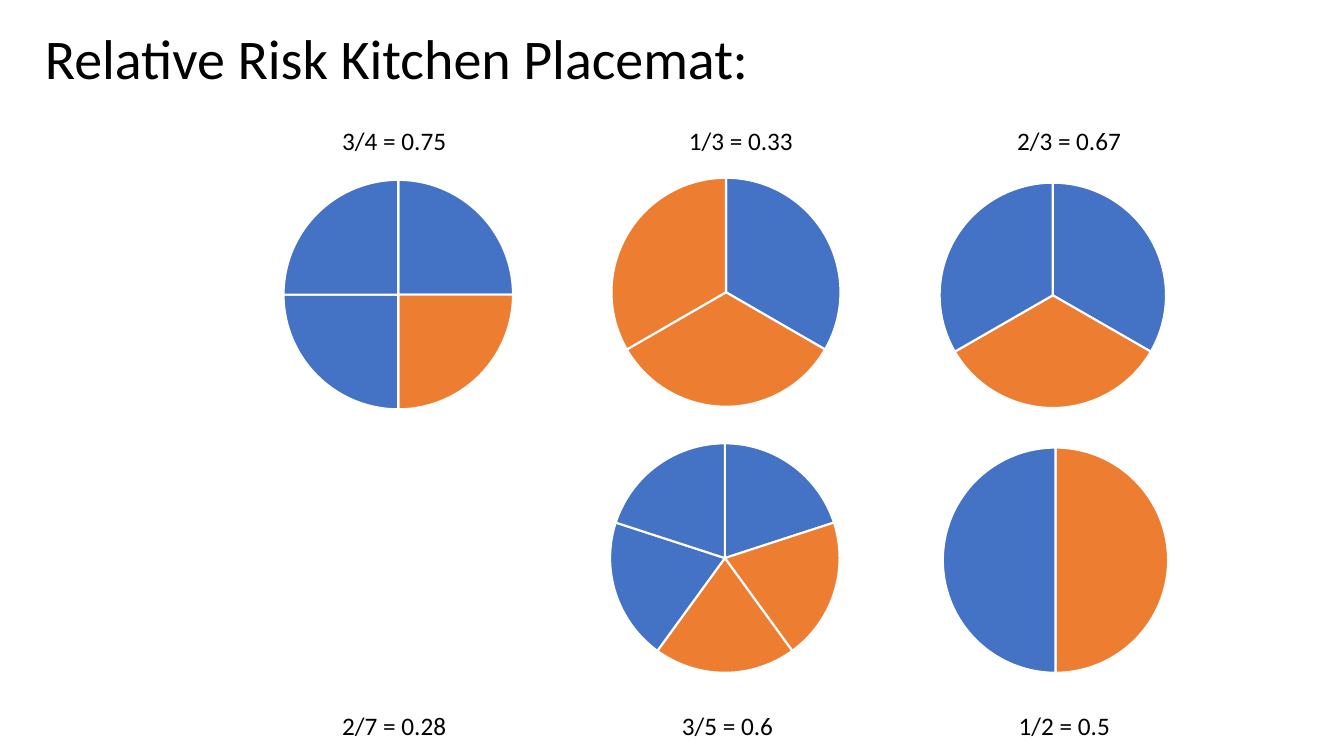
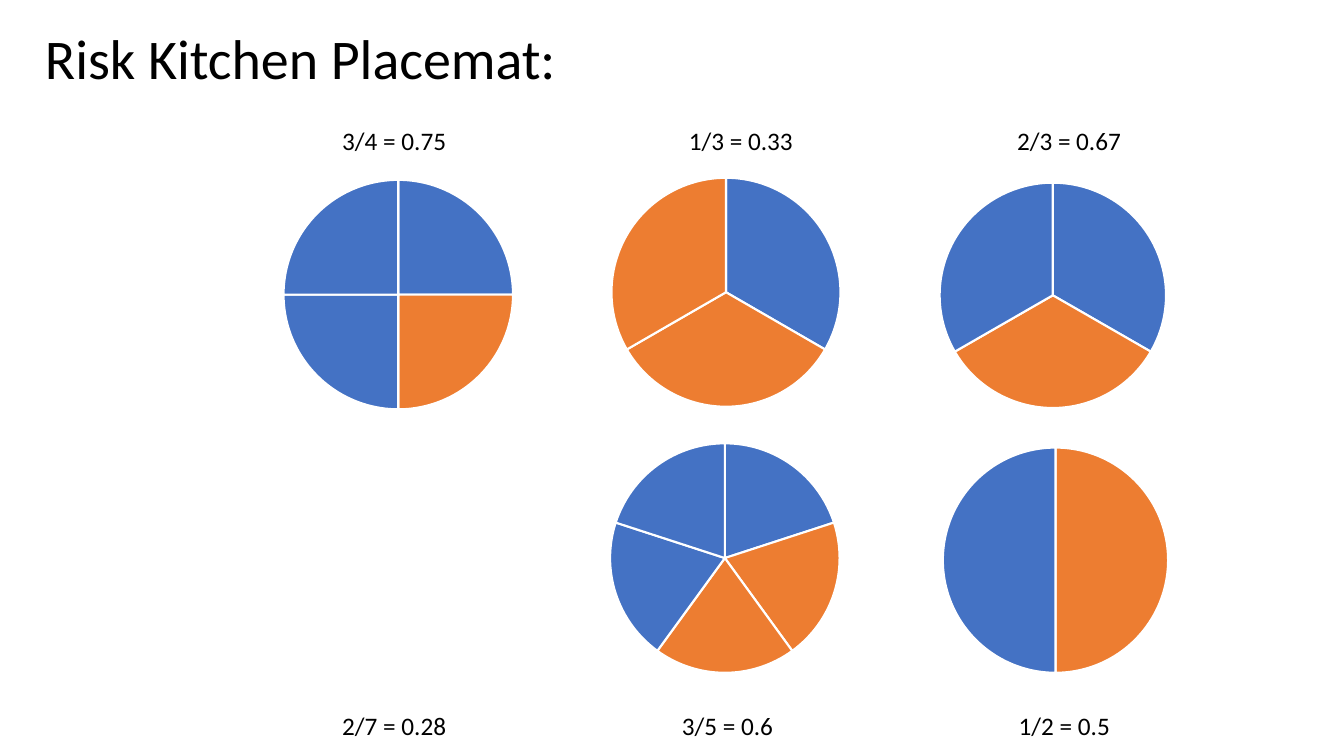
Before and after one commit to hardin47/st47s-and-d47a, a slide deck: slide 3 of content/blog/2021-07-18-rr-and-or/placemats.pptx. Drawn at 1344x756 pixels with LibreOffice and Linux fonts; fonts in the diff are those of the drawing. Boxes give left, top, right and bottom in pixels: in the first picture for what was removed or moved away, otherwise in the second. Text is boxed around its words. In the diff, an @@ line names an element or a change of style, - is before the commit and + after.

```diff
--- a/content/blog/2021-07-18-rr-and-or/placemats.pptx
+++ b/content/blog/2021-07-18-rr-and-or/placemats.pptx
@@ text at [45,40,556,80]: text changed @@
-Relative Risk Kitchen Placemat:
+Risk Kitchen Placemat:
```
Also in this commit, not shown: 1 other slide changed, 6 other files.
